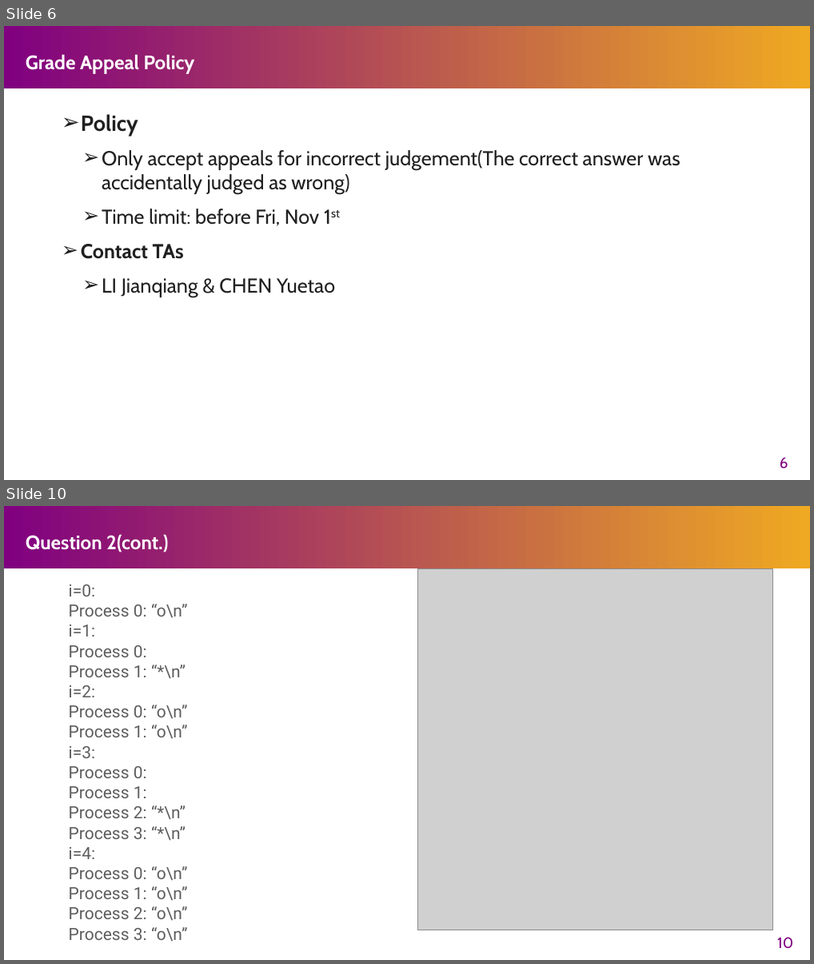
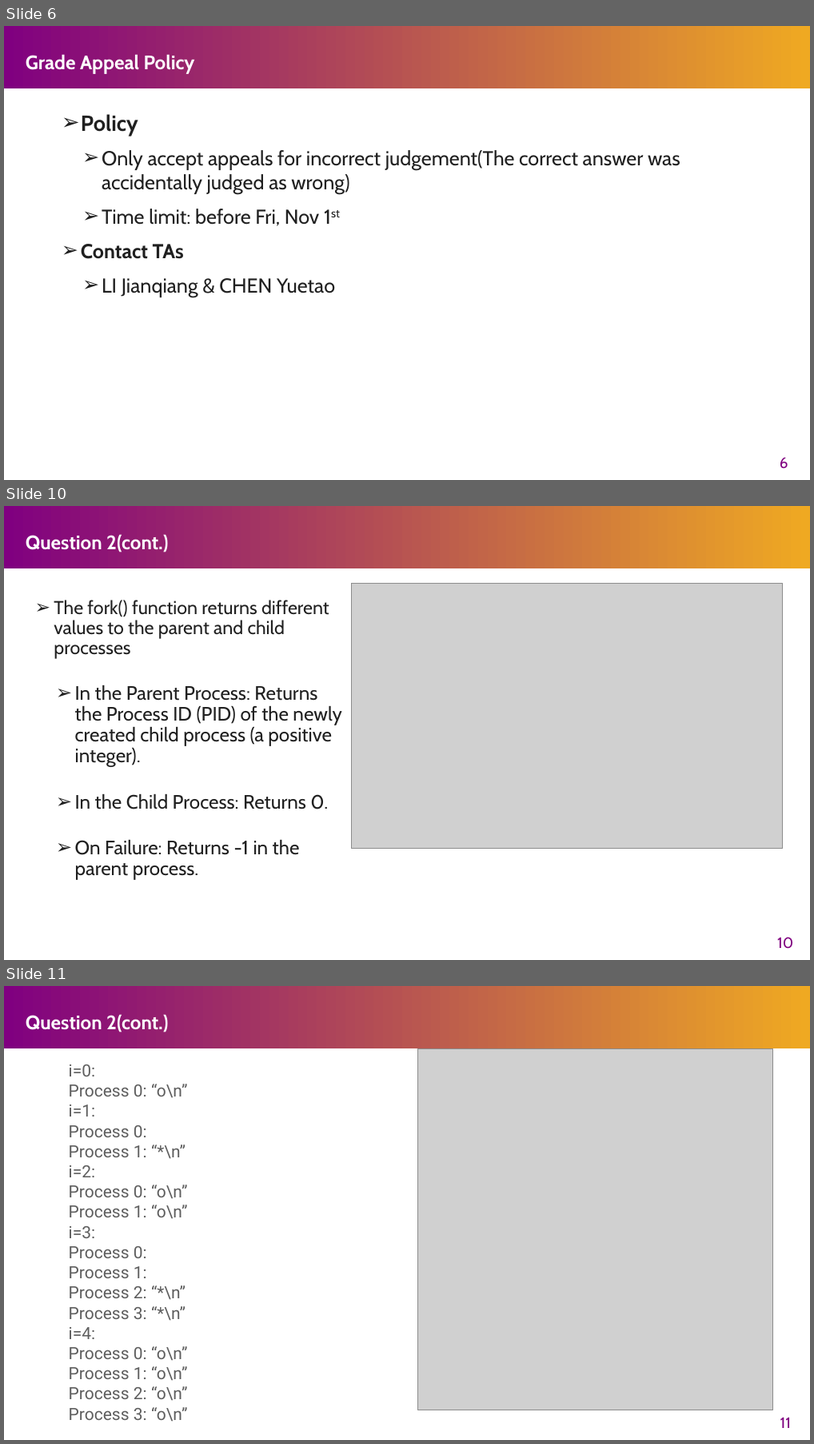
Before and after one commit to henryhxu/CSCI3150, a slide deck: tutorial/T08/tut08.pptx. Shown one above the other, each under a label of ours: slides 6 and 10 before the commit, slides 6, 10 and 11 after it; the slides between them are not shown. The pictures are 814x964 and 814x1444 pixels, drawn with LibreOffice and Linux fonts; fonts in the diff are those of the drawing; grey boxes stand for pictures. Boxes give left, top, right and bottom in pixels: in the first picture for what was removed or moved away, otherwise in the second. Text is boxed around its words. In the diff, an @@ line names an element or a change of style, - is before the commit and + after.

```diff
--- a/tutorial/T08/tut08.pptx
+++ b/tutorial/T08/tut08.pptx
@@ slide 10 added at (x1=4, y1=506, x2=810, y2=960), background #FFFFFF; not listed: 1 template element that a slide beside it also shows @@
@@ title added at (x1=26, y1=534, x2=168, y2=552), 40 pt, text #FFFFFF, bold @@
+Question 2(cont.)
@@ text added at (x1=54, y1=600, x2=342, y2=880), 23.1 pt, text #202020 @@
+➢ The fork() function returns different values to the parent and child processes
+    ➢ In the Parent Process: Returns the Process ID (PID) of the newly created child process (a positive integer).
+    ➢ In the Child Process: Returns 0.
+    ➢ On Failure: Returns -1 in the parent process.
@@ picture added at (x1=351, y1=583, x2=783, y2=848) @@
@@ page number added at (x1=778, y1=936, x2=794, y2=948), 18 pt, text #800080 @@
+10
@@ what was slide 10 is now slide 11 @@
@@ page number at (x1=781, y1=1416, x2=791, y2=1428): text changed @@
-10
+11
```
Also in this commit, not shown: 3 slides changed, 1 other file.
